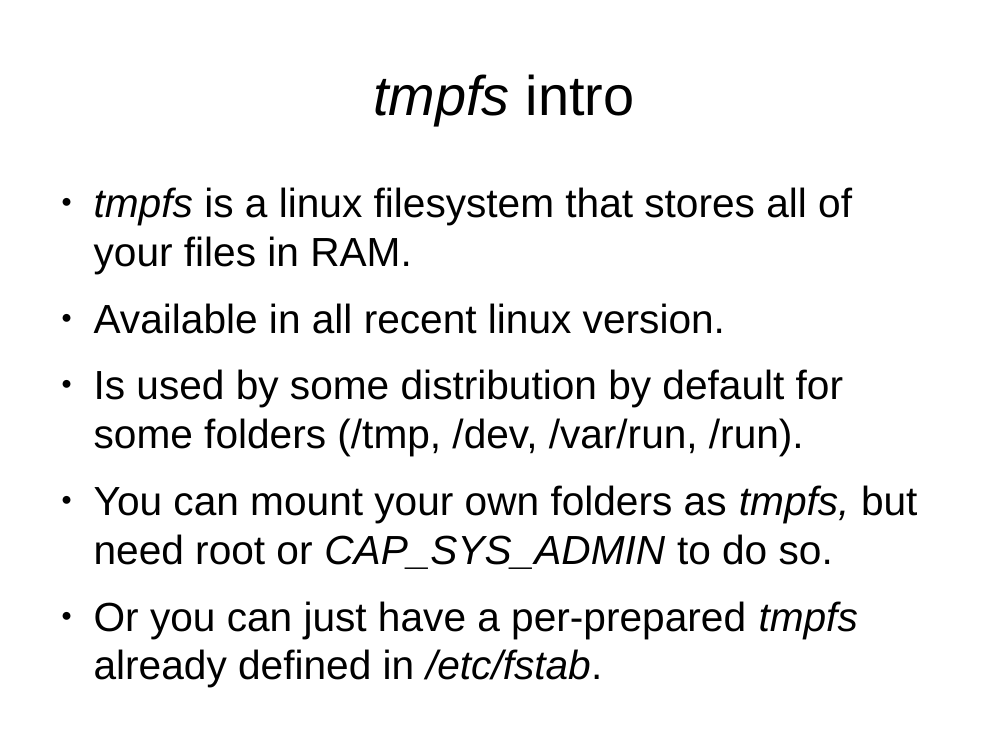
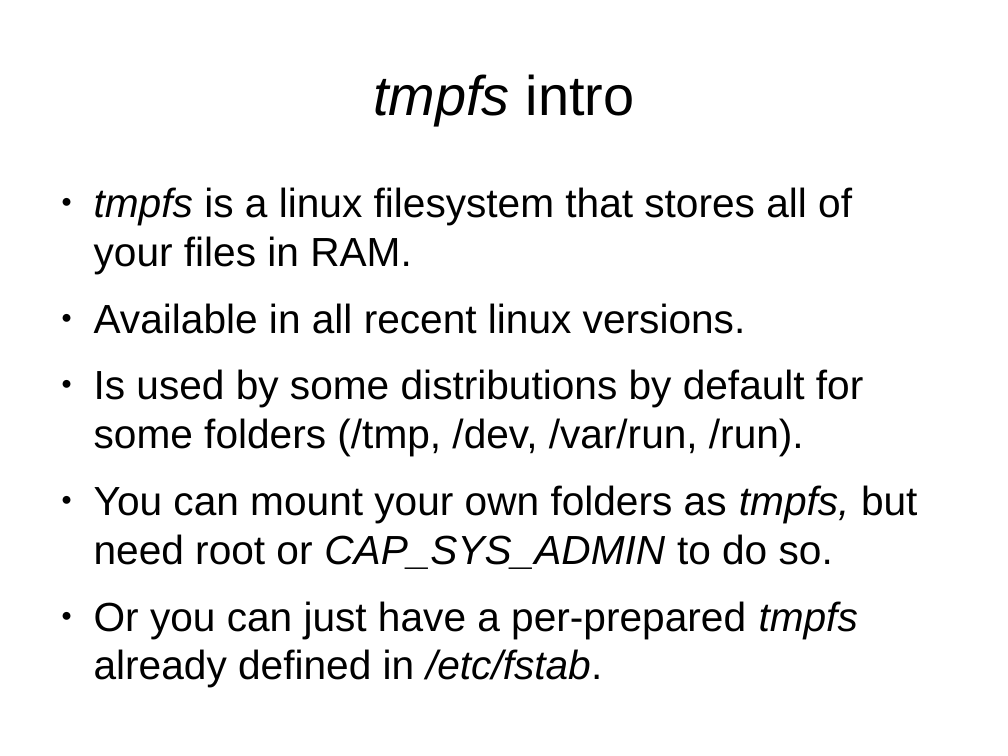
Before and after one commit to veltzer/demos-linux, a slide deck: slide 2 of doc/odp/linux_tmpfs.odp. Drawn at 1008x756 pixels with LibreOffice and Linux fonts; fonts in the diff are those of the drawing. Boxes give left, top, right and bottom in pixels: in the first picture for what was removed or moved away, otherwise in the second. Text is boxed around its words. In the diff, an @@ line names an element or a change of style, - is before the commit and + after.

```diff
--- a/doc/odp/linux_tmpfs.odp
+++ b/doc/odp/linux_tmpfs.odp
@@ text at bbox=[94, 303, 863, 456]: text changed @@
-● Available in all recent linux version.
-● Is used by some distribution by default for some folders (/tmp, /dev, /var/run, /run).
+● Available in all recent linux versions.
+● Is used by some distributions by default for some folders (/tmp, /dev, /var/run, /run).
```
Also in this commit, not shown: 3 other slides changed, 1 slide added, 7 other files.
